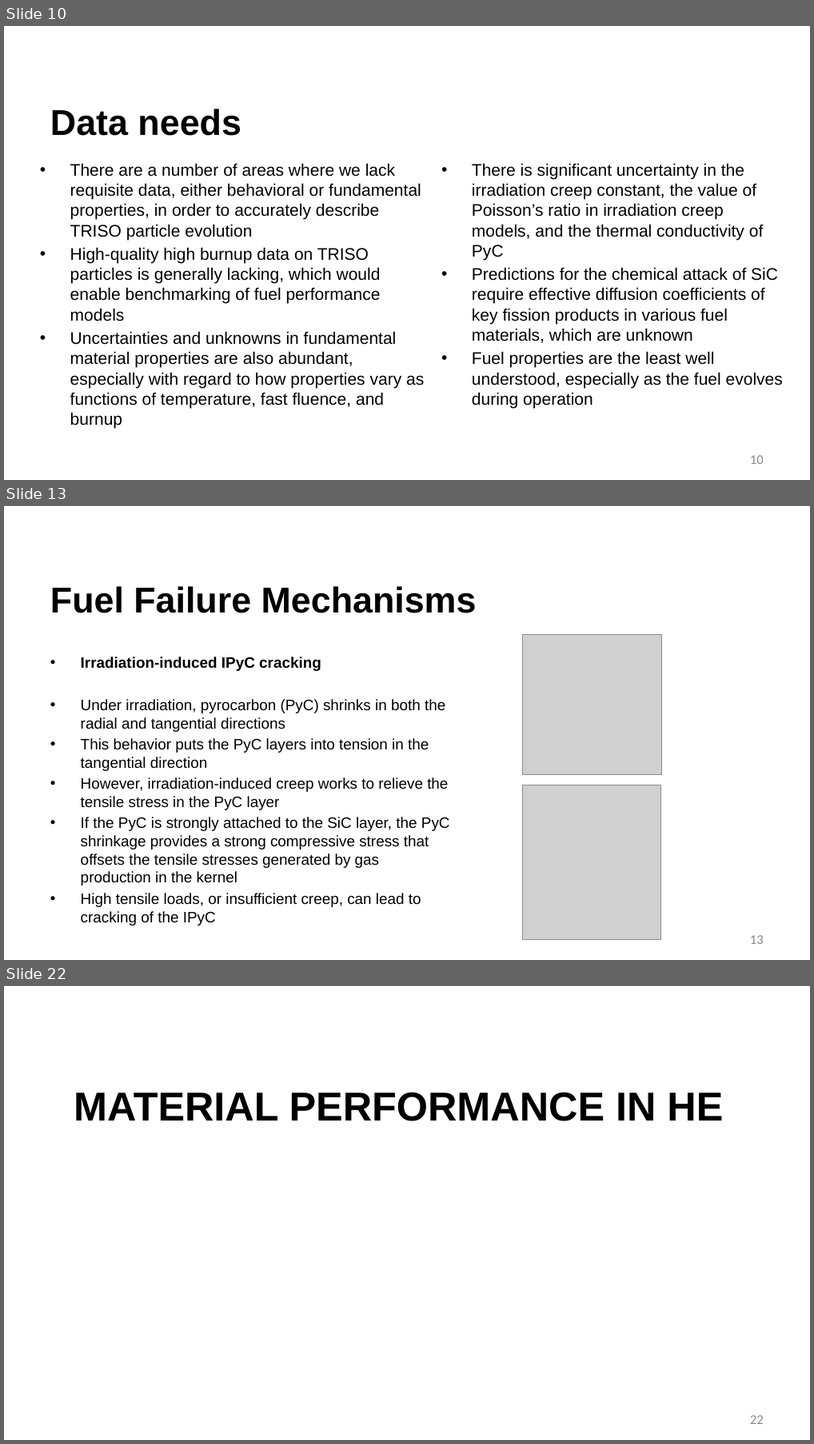
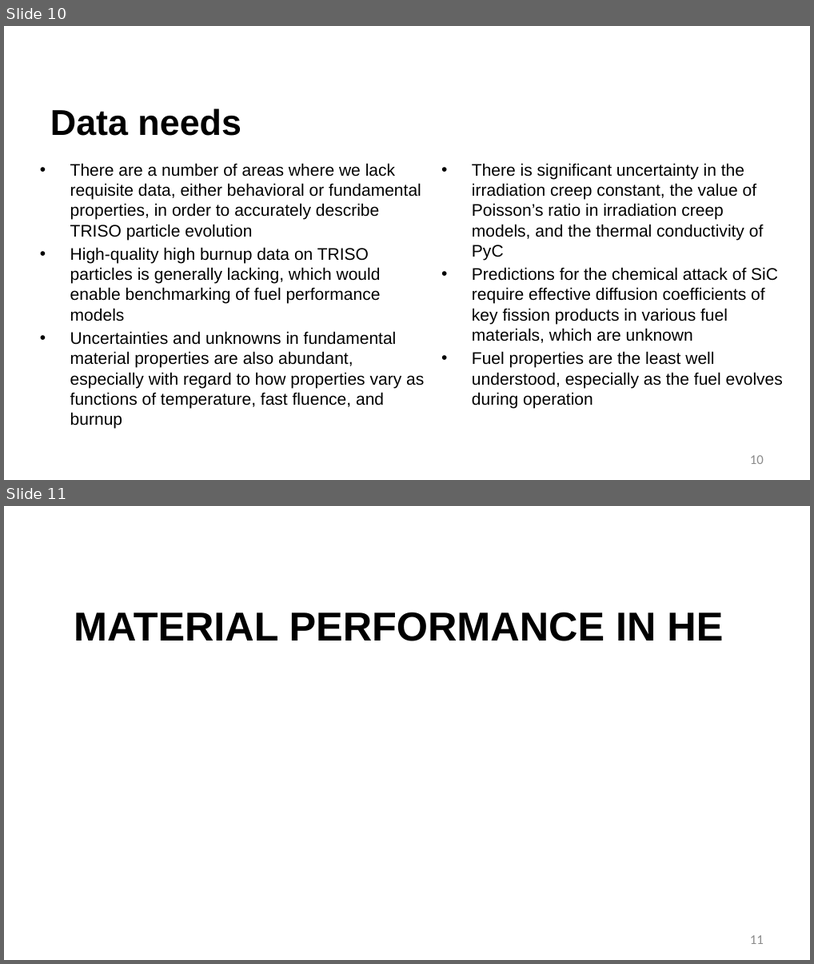
Before and after one commit to benbeeler/TEACHING, a slide deck: Advanced Reactor Materials/Fall2026/Lec6_TRISO.pptx. Shown one above the other, each under a label of ours: slides 10, 13 and 22 before the commit, slides 10 and 11 after it; the slides between them are not shown. The pictures are 814x1444 and 814x964 pixels, drawn with LibreOffice and Linux fonts; fonts in the diff are those of the drawing; grey boxes stand for pictures; background and template pictures are left out. Boxes give left, top, right and bottom in pixels: in the first picture for what was removed or moved away, otherwise in the second. Text is boxed around its words. In the diff, an @@ line names an element or a change of style, - is before the commit and + after.

```diff
--- a/Advanced Reactor Materials/Fall2026/Lec6_TRISO.pptx
+++ b/Advanced Reactor Materials/Fall2026/Lec6_TRISO.pptx
@@ slide 13 removed at (x1=4, y1=506, x2=810, y2=960), background #FFFFFF @@
@@ title removed at (x1=50, y1=586, x2=477, y2=613) @@
-Fuel Failure Mechanisms
@@ picture removed at (x1=523, y1=634, x2=662, y2=776) @@
@@ text removed at (x1=81, y1=656, x2=450, y2=907) @@
-• Irradiation-induced IPyC cracking
-• Under irradiation, pyrocarbon (PyC) shrinks in both the radial and tangential directions
-• This behavior puts the PyC layers into tension in the tangential direction
-• However, irradiation-induced creep works to relieve the tensile stress in the PyC layer
-• If the PyC is strongly attached to the SiC layer, the PyC shrinkage provides a strong compressive stress that offsets the tensile stresses generated by gas production in the kernel
-• High tensile loads, or insufficient creep, can lead to cracking of the IPyC
@@ picture removed at (x1=523, y1=785, x2=662, y2=939) @@
@@ page number removed at (x1=750, y1=935, x2=764, y2=944) @@
-13
@@ what was slide 22 is now slide 11 @@
@@ page number at (x1=750, y1=935, x2=764, y2=944): text changed @@
-22
+11
```
Also in this commit, not shown: 2 slides changed, 13 slides added, 10 other slides removed, 4 other files.
